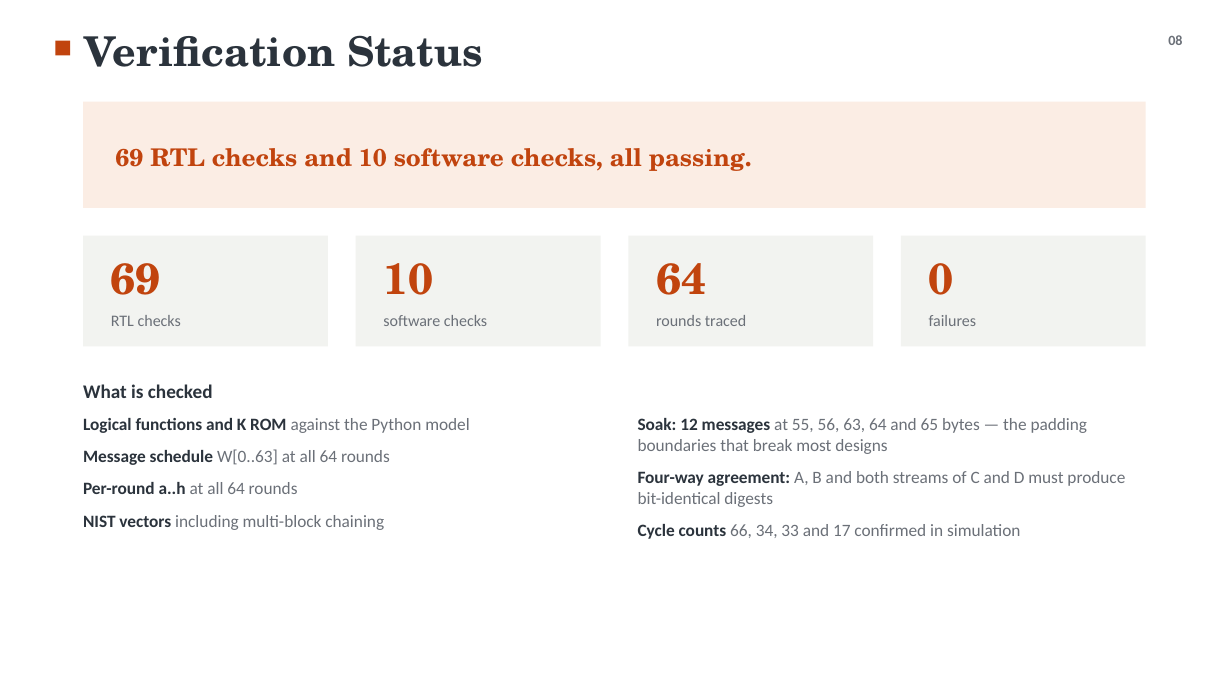
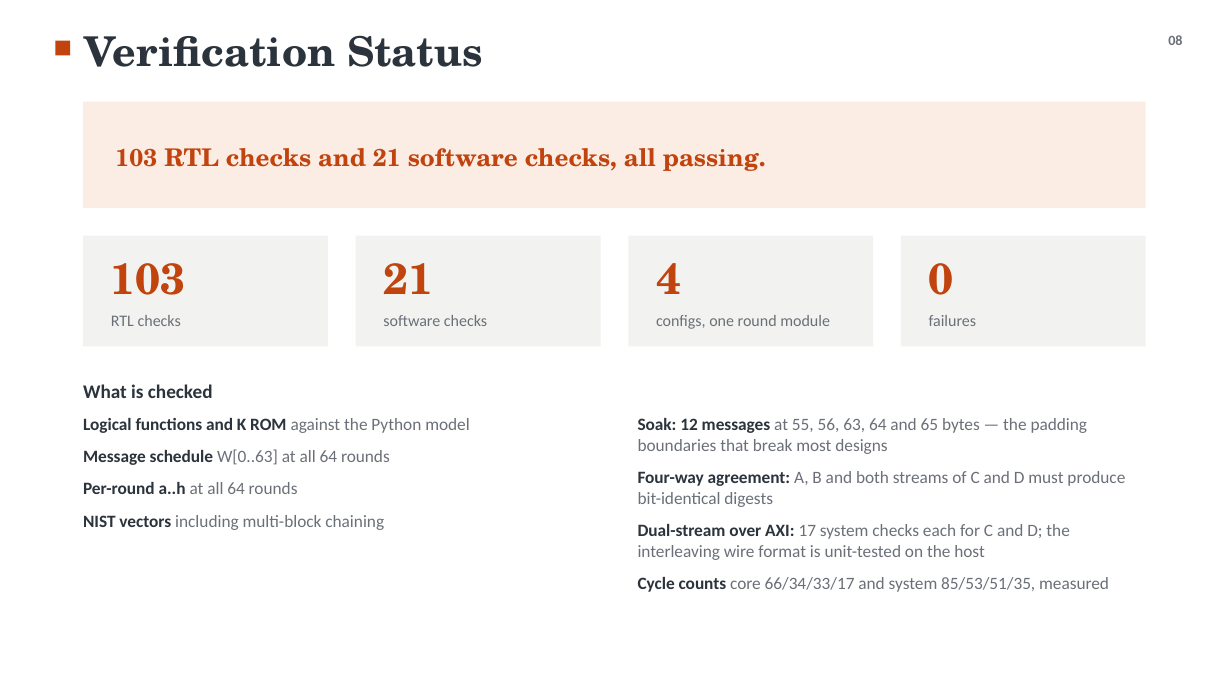
Before and after one commit to Amritha902/sha256-fpga-zynq, a slide deck: slide 5 of Review_SHA256_2x2.pptx. Drawn at 1232x693 pixels with LibreOffice and Linux fonts; fonts in the diff are those of the drawing. Boxes give left, top, right and bottom in pixels: in the first picture for what was removed or moved away, otherwise in the second. Text is boxed around its words. In the diff, an @@ line names an element or a change of style, - is before the commit and + after.

```diff
--- a/Review_SHA256_2x2.pptx
+++ b/Review_SHA256_2x2.pptx
@@ text at [115,148,766,171]: text changed @@
-69 RTL checks and 10 software checks, all passing.
+103 RTL checks and 21 software checks, all passing.
@@ text at [111,263,186,295]: text changed @@
-69
+103
@@ text at [383,263,433,294]: text changed @@
-10
+21
@@ text at [656,263,681,294]: text changed @@
-64
+4
@@ text at [656,315,830,329]: text changed @@
-rounds traced
+configs, one round module
@@ text at [638,524,1109,592]: text changed @@
-Cycle counts 66, 34, 33 and 17 confirmed in simulation
+Dual-stream over AXI: 17 system checks each for C and D; the interleaving wire format is unit-tested on the host
+Cycle counts core 66/34/33/17 and system 85/53/51/35, measured
```
Also in this commit, not shown: 9 other files.
